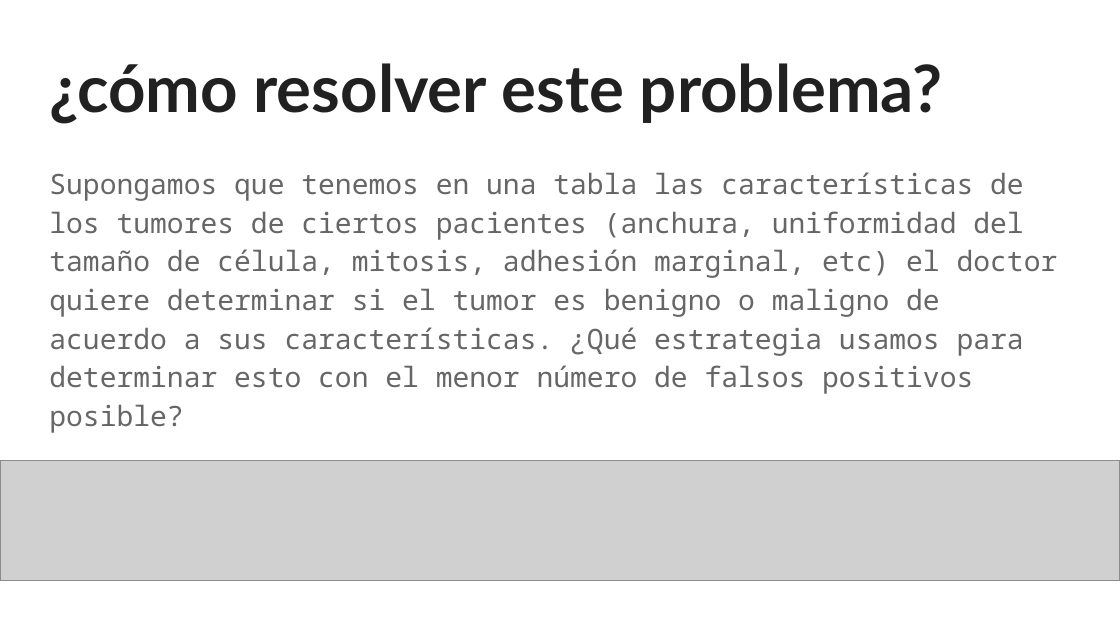
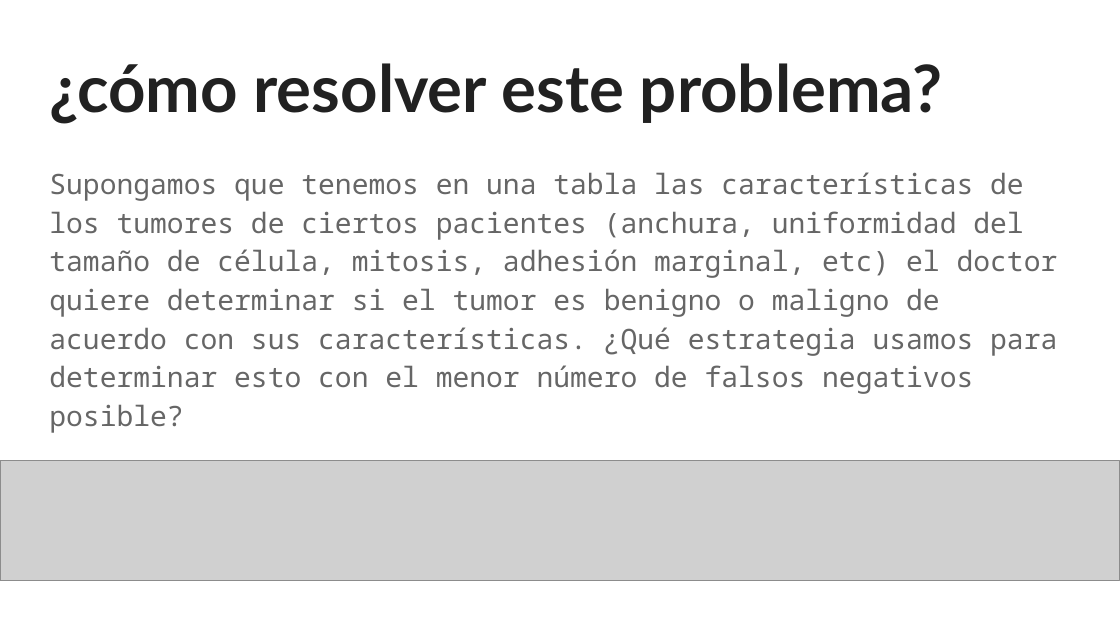
Before and after one commit to sainosmichelle/sainosmichelle.github.io, a slide deck: slide 2 of assets/files/Tema6/reg_log/6.2 Regresión Logística.pptx. Drawn at 1120x630 pixels with LibreOffice and Linux fonts; fonts in the diff are those of the drawing; grey boxes stand for pictures. Boxes give left, top, right and bottom in pixels: in the first picture for what was removed or moved away, otherwise in the second. Text is boxed around its words. In the diff, an @@ line names an element or a change of style, - is before the commit and + after.

```diff
--- a/assets/files/Tema6/reg_log/6.2 Regresión Logística.pptx
+++ b/assets/files/Tema6/reg_log/6.2 Regresión Logística.pptx
@@ text at (x1=49, y1=172, x2=1058, y2=433): text changed @@
-Supongamos que tenemos en una tabla las características de los tumores de ciertos pacientes (anchura, uniformidad del tamaño de célula, mitosis, adhesión marginal, etc) el doctor quiere determinar si el tumor es benigno o maligno de acuerdo a sus características. ¿Qué estrategia usamos para determinar esto con el menor número de falsos positivos posible?
+Supongamos que tenemos en una tabla las características de los tumores de ciertos pacientes (anchura, uniformidad del tamaño de célula, mitosis, adhesión marginal, etc) el doctor quiere determinar si el tumor es benigno o maligno de acuerdo con sus características. ¿Qué estrategia usamos para determinar esto con el menor número de falsos negativos posible?
```
Also in this commit, not shown: 9 other slides changed, 1 slide added, 2 slides removed, 5 other files.
